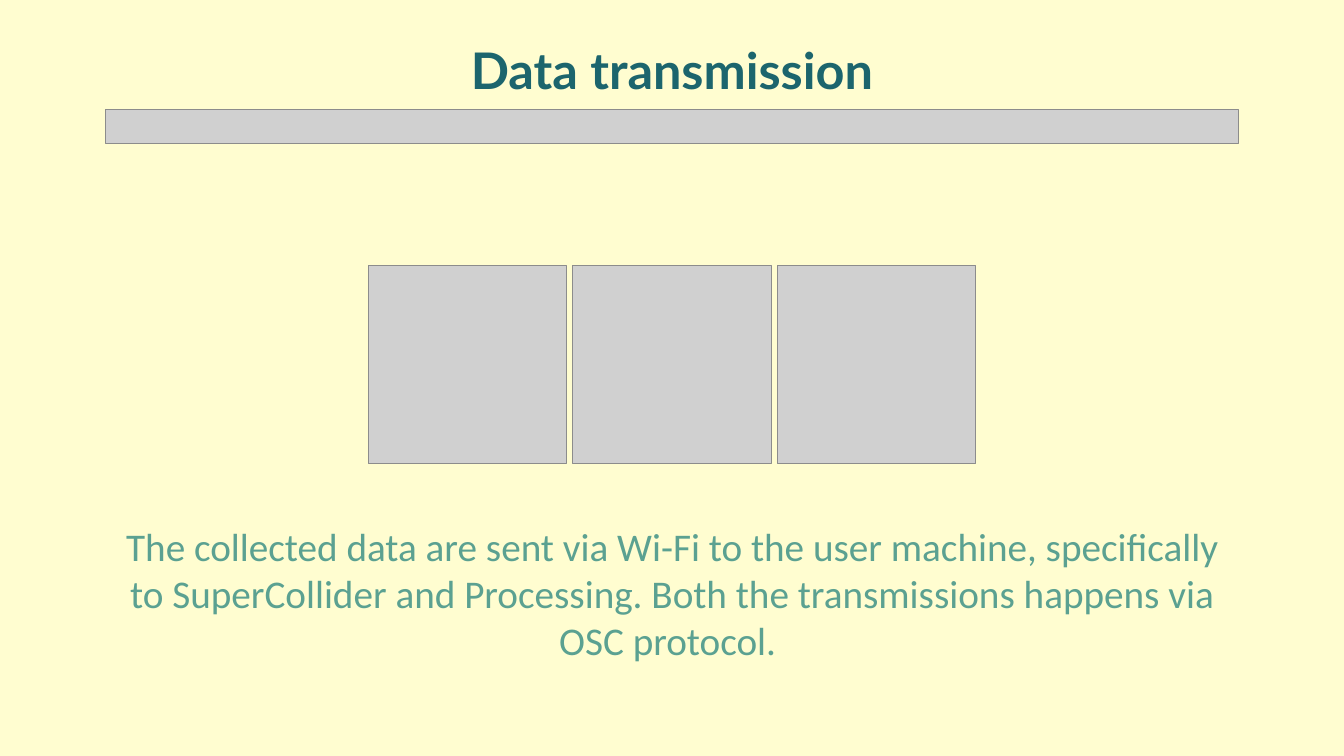
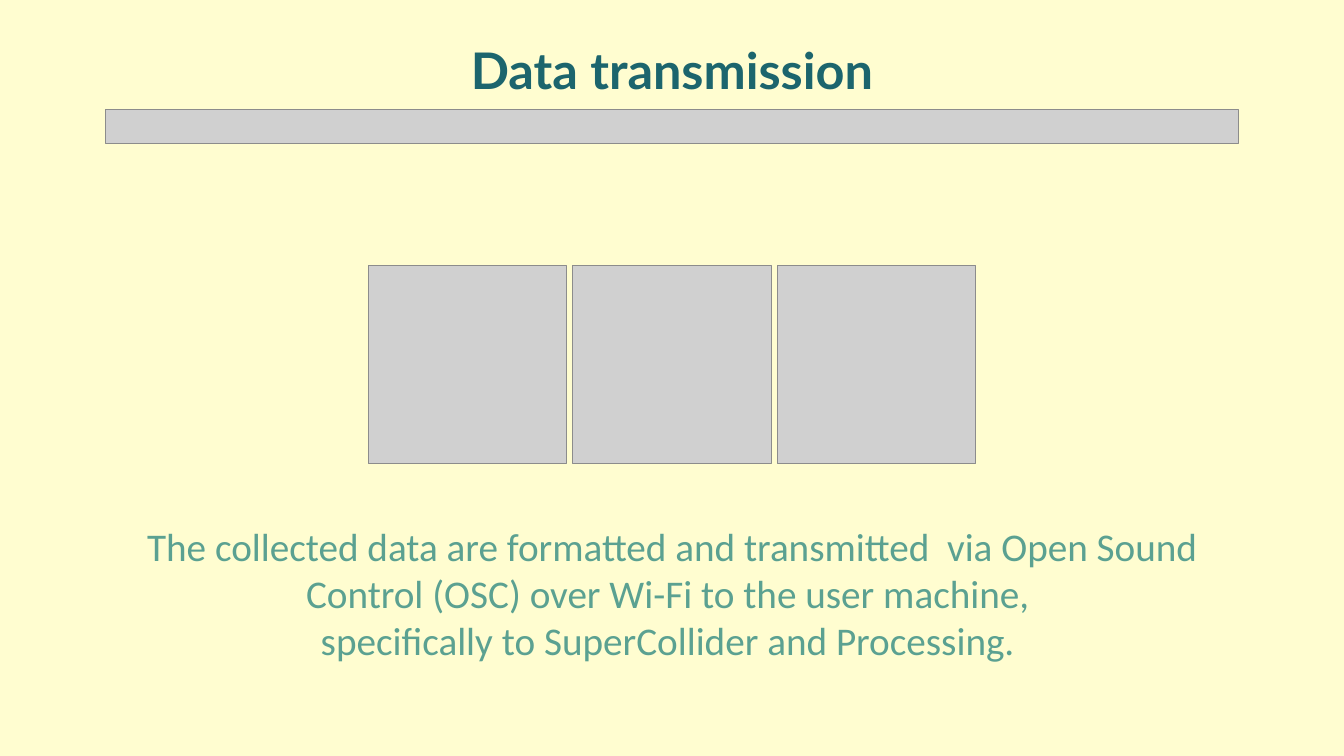
Before and after one commit to Ciorpy/G.A.I.A.-CMLS-2025, a slide deck: slide 12 of GAIA.pptx. Drawn at 1344x756 pixels with LibreOffice and Linux fonts; fonts in the diff are those of the drawing; grey boxes stand for pictures. Boxes give left, top, right and bottom in pixels: in the first picture for what was removed or moved away, otherwise in the second. Text is boxed around its words. In the diff, an @@ line names an element or a change of style, - is before the commit and + after.

```diff
--- a/GAIA.pptx
+++ b/GAIA.pptx
@@ text at (147,534,1197,662): text changed @@
-The collected data are sent via Wi-Fi to the user machine, specifically to SuperCollider and Processing. Both the transmissions happens via OSC protocol.
+The collected data are formatted and transmitted via Open Sound Control (OSC) over Wi-Fi to the user machine,
+specifically to SuperCollider and Processing.
```
Also in this commit, not shown: 16 other slides changed, 1 other file.
